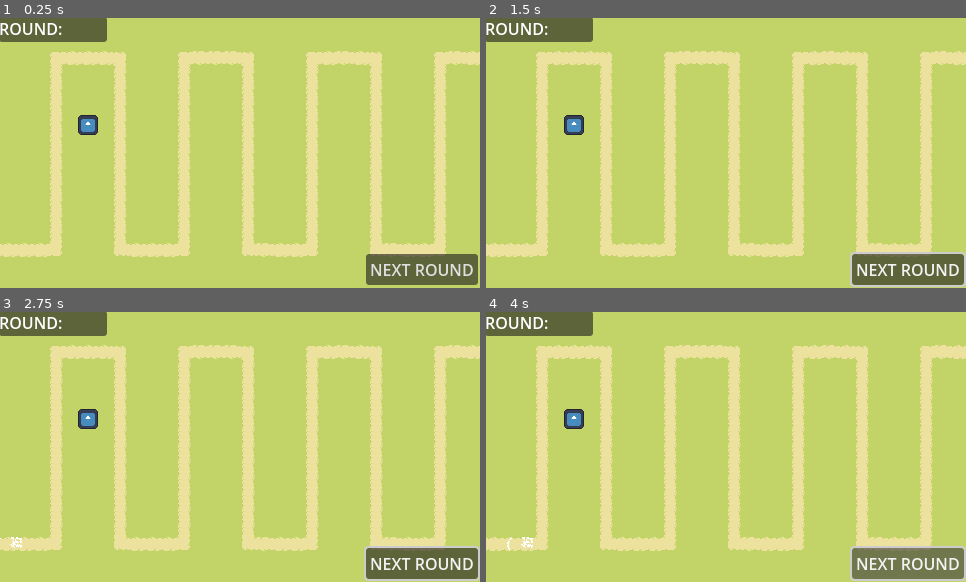
Above: before the commit, frames 1-4 (two rows, left to right).
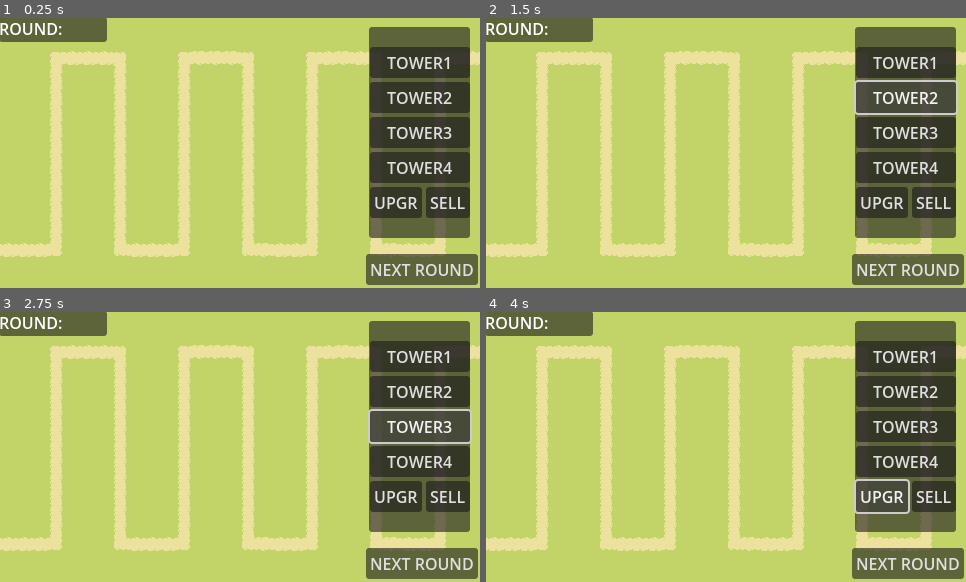
Above: after the commit, the same moments.

Repository: MindVisceral/BoneTD
Game: Godot game, scene res://Levels/Level1/Level1.tscn
Two runs of this game, one before a commit and one after it. Both use one fixed random seed, a clock stepped at 60 frames per second and the inputs below. The engine's default icon, where the game draws it, is replaced by a stand-in: a white triangle on a blue panel in a dark square.
Inputs (mouse positions are in pixels of both pictures, inside the frame that each line leads up to):
- Up to frame 1 (0.25 s): no input
- Up to frame 2 (1.5 s): click "NEXT ROUND" (after the commit: "TOWER1") at 0.5 s; click (903, 96) at 1.25 s, where only the run after the commit has a clickable "TOWER2"
- Up to frame 3 (2.75 s): click (417, 425) at 2 s, where only the run after the commit has a clickable "TOWER3"
- Up to frame 4 (4 s): click (903, 460) at 2.75 s, where only the run after the commit has a clickable "TOWER4"; click "NEXT ROUND" (after the commit: "UPGR") at 3.5 s

The runs differ from the first frame. In frame 1, 17% of the frame differs, in the area x 16-98%, y 3-82%; in frame 2, 17%; in frame 3, 17%, in the area x 0-100%, y 3-100%; in frame 4, 17%.

Commit message:
Changed folder structure

Diff:
--- /dev/null
+++ b/Entities/Towers/StickGuy/StickGuy.tscn
@@ -0,0 +1,7 @@
+[gd_scene load_steps=2 format=3 uid="uid://cqmttjx0vrf5k"]
+
+[ext_resource type="PackedScene" uid="uid://u1qyk1m1yco0" path="res://Entities/Towers/BaseTower.tscn" id="1_s74lq"]
+
+[node name="BaseTower" instance=ExtResource("1_s74lq")]
+
+[editable path="TowerDetectionArea"]
--- a/Levels/Level1/Level1.tscn
+++ b/Levels/Level1/Level1.tscn
@@ -1,8 +1,7 @@
-[gd_scene load_steps=15 format=3 uid="uid://iq4hunaccf0"]
+[gd_scene load_steps=14 format=3 uid="uid://iq4hunaccf0"]
 
 [ext_resource type="Texture2D" uid="uid://il6gwq8g1ja1" path="res://Levels/Level1/level1_tileset.png" id="1_4wrf1"]
 [ext_resource type="PackedScene" uid="uid://xau7xbcers41" path="res://Levels/RoundHandler.tscn" id="2_7b7bi"]
-[ext_resource type="PackedScene" uid="uid://u1qyk1m1yco0" path="res://Entities/Towers/BaseTower.tscn" id="3_1ca6c"]
 [ext_resource type="PackedScene" uid="uid://5q3j0jjqbwtm" path="res://Levels/Rounds/BaseRound.tscn" id="3_gmuuh"]
 
 [sub_resource type="NavigationPolygon" id="NavigationPolygon_2vxpa"]
@@ -442,11 +441,6 @@
 z_index = 1
 curve = SubResource("Curve2D_ja27w")
 
-[node name="Towers" type="Node2D" parent="."]
-
-[node name="BaseTower" parent="Towers" instance=ExtResource("3_1ca6c")]
-position = Vector2(88, 107)
-
 [node name="LevelCamera" type="Camera2D" parent="."]
 offset = Vector2(240, 135)
 
@@ -482,6 +476,64 @@
 offset_right = 68.0
 offset_bottom = 23.0
 text = "ROUND: "
+
+[node name="Panel2" type="Panel" parent="TemporaryGUI"]
+layout_mode = 1
+anchors_preset = 6
+anchor_left = 1.0
+anchor_top = 0.5
+anchor_right = 1.0
+anchor_bottom = 0.5
+offset_left = -101.0
+offset_top = -126.0
+offset_bottom = 85.0
+grow_horizontal = 0
+grow_vertical = 2
+
+[node name="VBoxContainer2" type="VBoxContainer" parent="TemporaryGUI/Panel2"]
+layout_mode = 1
+anchors_preset = 8
+anchor_left = 0.5
+anchor_top = 0.5
+anchor_right = 0.5
+anchor_bottom = 0.5
+offset_left = -50.0
+offset_top = -50.5
+offset_right = 50.0
+offset_bottom = 50.5
+grow_horizontal = 2
+grow_vertical = 2
+
+[node name="VBoxContainer" type="VBoxContainer" parent="TemporaryGUI/Panel2/VBoxContainer2"]
+layout_mode = 2
+
+[node name="Button" type="Button" parent="TemporaryGUI/Panel2/VBoxContainer2/VBoxContainer"]
+layout_mode = 2
+text = "TOWER1"
+
+[node name="Button2" type="Button" parent="TemporaryGUI/Panel2/VBoxContainer2/VBoxContainer"]
+layout_mode = 2
+text = "TOWER2"
+
+[node name="Button3" type="Button" parent="TemporaryGUI/Panel2/VBoxContainer2/VBoxContainer"]
+layout_mode = 2
+text = "TOWER3"
+
+[node name="Button4" type="Button" parent="TemporaryGUI/Panel2/VBoxContainer2/VBoxContainer"]
+layout_mode = 2
+text = "TOWER4"
+
+[node name="HBoxContainer" type="HBoxContainer" parent="TemporaryGUI/Panel2/VBoxContainer2"]
+layout_mode = 2
+size_flags_vertical = 0
+
+[node name="Button" type="Button" parent="TemporaryGUI/Panel2/VBoxContainer2/HBoxContainer"]
+layout_mode = 2
+text = "UPGR"
+
+[node name="Button2" type="Button" parent="TemporaryGUI/Panel2/VBoxContainer2/HBoxContainer"]
+layout_mode = 2
+text = "SELL"
 
 [node name="Button" type="Button" parent="TemporaryGUI"]
 layout_mode = 1
--- /dev/null
+++ b/Levels/TowerHandler.gd
@@ -0,0 +1,19 @@
+class_name TowerHandler
+extends Node2D
+
+@export_group("References")
+
+## New Towers will be added as children of the 'Towers' Node
+@export var towers_node_reference: Node2D
+
+## Different Towers that can be used in this level
+@export var tower_scenes: Array[PackedScene]
+
+
+
+func _ready() -> void:
+	call_deferred("initialize")
+
+## We use this instead of _ready() to avoid bugs.
+func initialize() -> void:
+	pass
--- /dev/null
+++ b/Levels/TowerHandler.tscn
@@ -0,0 +1,9 @@
+[gd_scene load_steps=2 format=3 uid="uid://ixusat1leq8h"]
+
+[ext_resource type="Script" path="res://Levels/TowerHandler.gd" id="1_bnhgg"]
+
+[node name="TowerHandler" type="Node2D" node_paths=PackedStringArray("towers_node_reference")]
+script = ExtResource("1_bnhgg")
+towers_node_reference = NodePath("Towers")
+
+[node name="Towers" type="Node2D" parent="."]
Renamed: Entities/Towers/BaseBullet.gd -> Entities/Towers/BaseTower/BaseBullet.gd
Renamed: Entities/Towers/BaseBullet.tscn -> Entities/Towers/BaseTower/BaseBullet.tscn
Renamed: Entities/Towers/BaseTower.gd -> Entities/Towers/BaseTower/BaseTower.gd
Renamed: Entities/Towers/BaseTower.tscn -> Entities/Towers/BaseTower/BaseTower.tscn
Renamed: Entities/Towers/TowerDetectionArea.gd -> Entities/Towers/BaseTower/TowerDetectionArea.gd
Renamed: Entities/Towers/TowerDetectionArea.tscn -> Entities/Towers/BaseTower/TowerDetectionArea.tscn
Not shown, removed: Entities/Towers/Bas1B1D.tmp
Not shown, removed: Entities/Towers/Bas5E21.tmp
